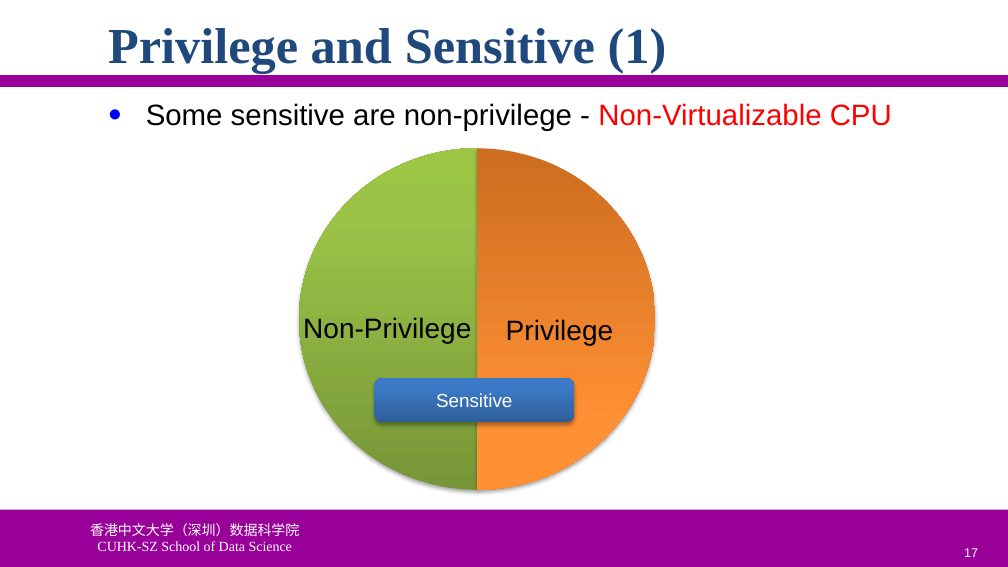
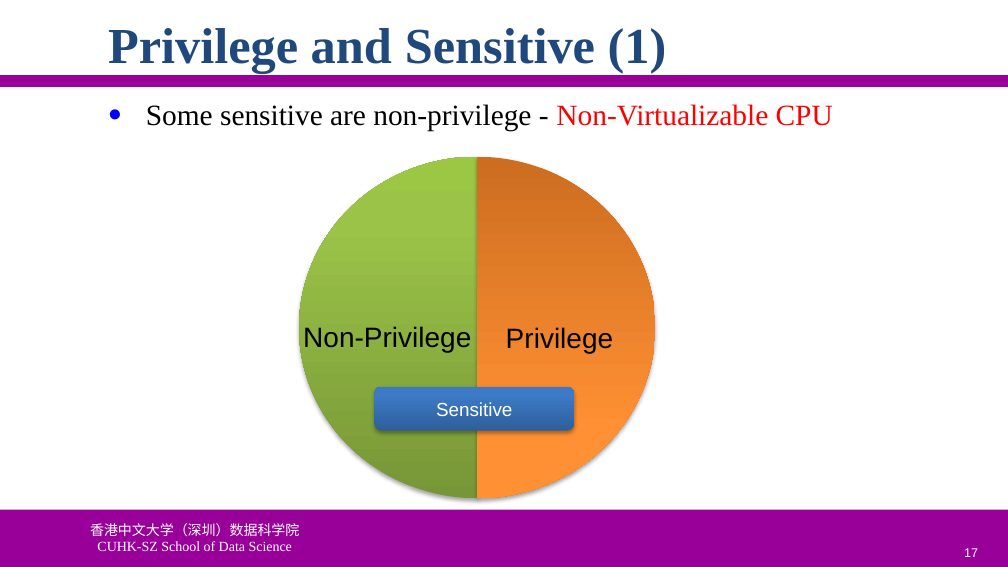
Before and after one commit to ychung1103/ychung1103.github.io, a slide deck: slide 17 of Slides/CSC6103/VT-03 CPU Virtualization.pptx. Drawn at 1008x567 pixels with LibreOffice and Linux fonts; fonts in the diff are those of the drawing; background and template pictures are left out. Boxes give left, top, right and bottom in pixels: in the first picture for what was removed or moved away, otherwise in the second. Text is boxed around its words. In the diff, an @@ line names an element or a change of style, - is before the commit and + after.

```diff
--- a/Slides/CSC6103/VT-03 CPU Virtualization.pptx
+++ b/Slides/CSC6103/VT-03 CPU Virtualization.pptx
@@ text "Some sensitive are non-privilege - ..." at (146, 104, 833, 131): font Arial to Times New Roman @@
@@ 2 texts, 2 chord (boxed as its full ellipse)s, 1 rounded rectangle: place and size @@
-2 texts, 2 chord (boxed as its full ellipse)s, 1 rounded rectangle at (299, 148, 655, 490)
+2 texts, 2 chord (boxed as its full ellipse)s, 1 rounded rectangle at (299, 156, 655, 498)
```
Also in this commit, not shown: 11 other slides changed, 2 other files.
